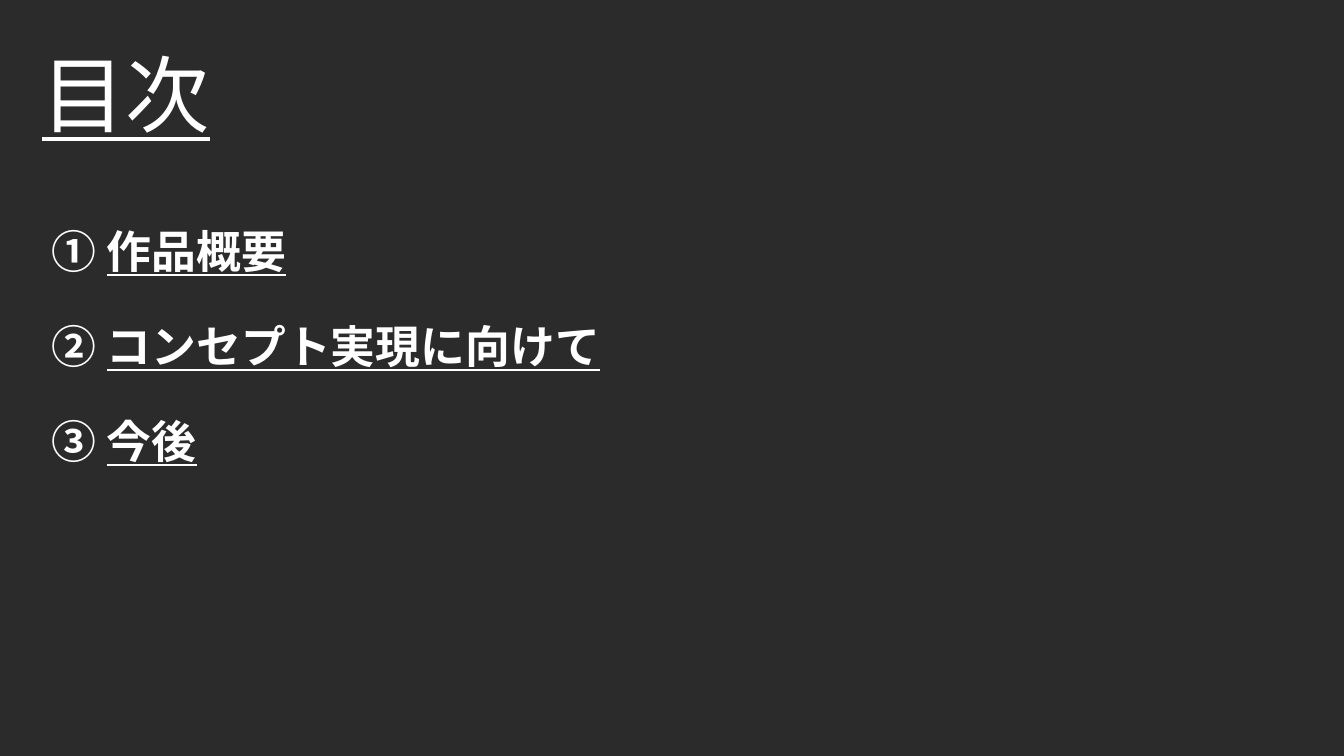
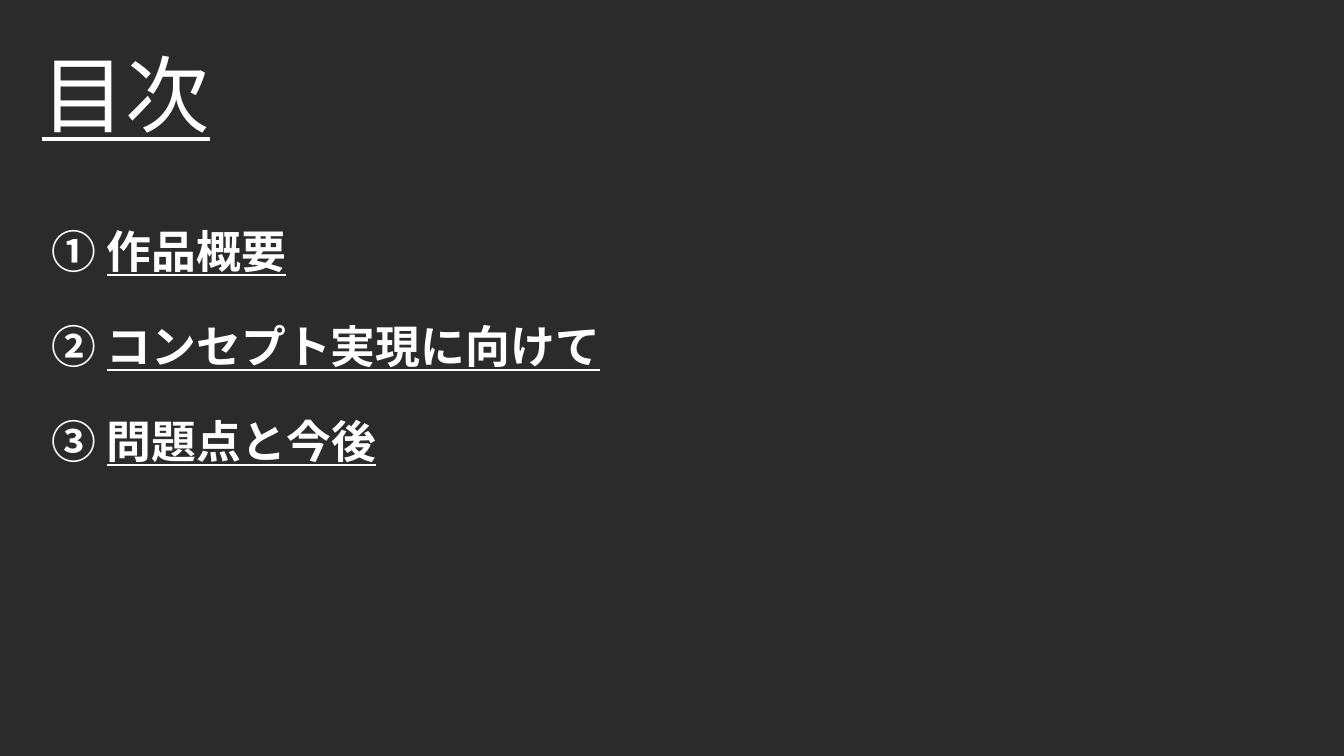
Before and after one commit to Takeshi0106/Action_Game, a slide deck: slide 2 of 就職作品詳細資料.pptx. Drawn at 1344x756 pixels with LibreOffice and Linux fonts; fonts in the diff are those of the drawing; background and template pictures are left out; a plain dark background stands for a picture behind light text. Boxes give left, top, right and bottom in pixels: in the first picture for what was removed or moved away, otherwise in the second. Text is boxed around its words. In the diff, an @@ line names an element or a change of style, - is before the commit and + after.

```diff
--- a/就職作品詳細資料.pptx
+++ b/就職作品詳細資料.pptx
@@ text at <box>52,419,376,466</box>: text changed @@
-③ 今後
+③ 問題点と今後
```
Also in this commit, not shown: 2 other slides changed, 6 slides added, 1 slide removed.
